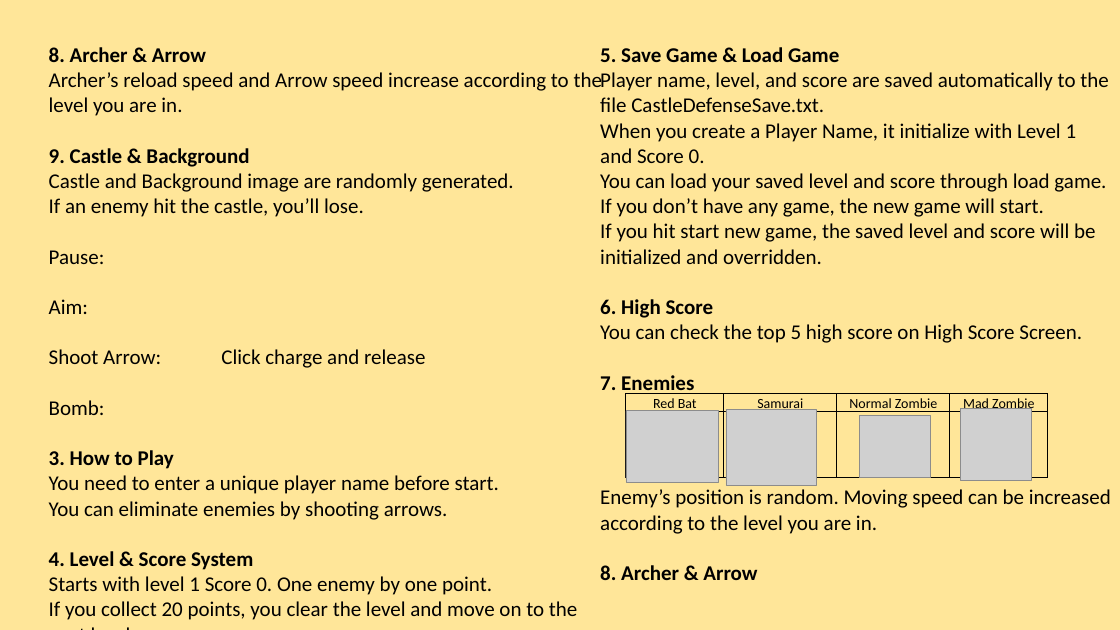
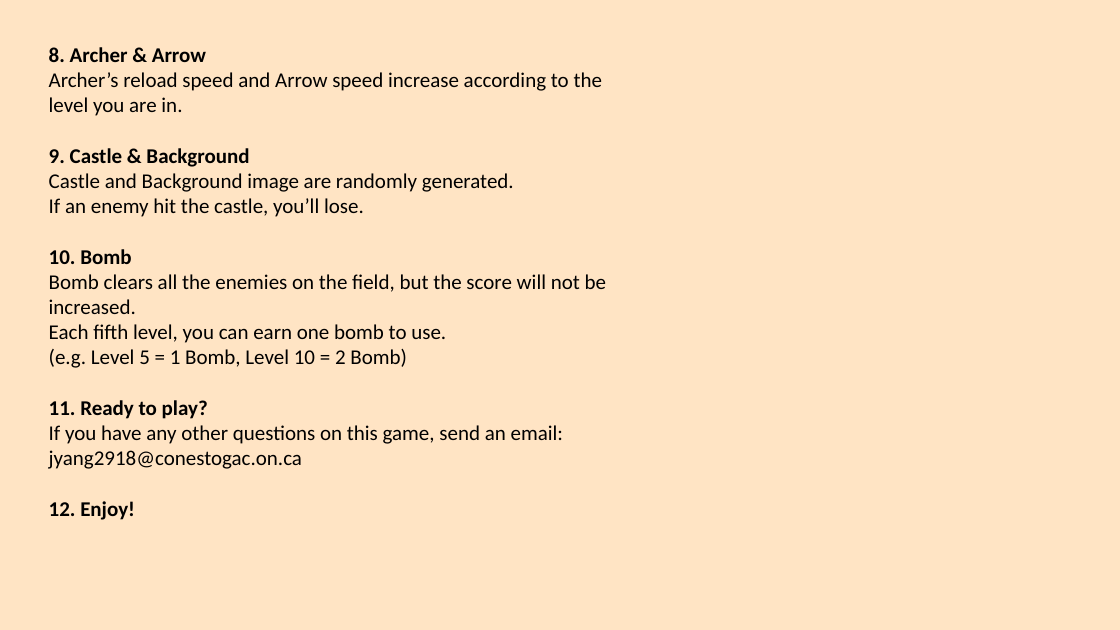
Before and after one commit to junseo-yang/castle-defense, a slide deck: slide 2 of Reference/HelpScene.pptx. Drawn at 1120x630 pixels with LibreOffice and Linux fonts; fonts in the diff are those of the drawing; grey boxes stand for pictures. Boxes give left, top, right and bottom in pixels: in the first picture for what was removed or moved away, otherwise in the second. Text is boxed around its words. In the diff, an @@ line names an element or a change of style, - is before the commit and + after.

```diff
--- a/Reference/HelpScene.pptx
+++ b/Reference/HelpScene.pptx
@@ background #FFE699 to #FFE4C4 @@
@@ text removed at (x1=600, y1=47, x2=1111, y2=580) @@
-5. Save Game & Load Game
-Player name, level, and score are saved automatically to the file CastleDefenseSave.txt.
-When you create a Player Name, it initialize with Level 1 and Score 0.
-You can load your saved level and score through load game.
-If you don’t have any game, the new game will start.
-If you hit start new game, the saved level and score will be initialized and overridden.
-6. High Score
-You can check the top 5 high score on High Score Screen.
-7. Enemies
-Enemy’s position is random. Moving speed can be increased according to the level you are in.
-8. Archer & Arrow
@@ text at (x1=49, y1=249, x2=606, y2=520): text changed @@
-Pause:
-Aim:
-Shoot Arrow: Click charge and release
-Bomb:
-3. How to Play
-You need to enter a unique player name before start.
-You can eliminate enemies by shooting arrows.
-4. Level & Score System
-Starts with level 1 Score 0. One enemy by one point.
-If you collect 20 points, you clear the level and move on to the next level.
-Each fifth level, you can earn bomb to use. (e.g. Level 5 = 1 Bomb, Level 10 = 2 Bomb)
+10. Bomb
+Bomb clears all the enemies on the field, but the score will not be increased.
+Each fifth level, you can earn one bomb to use.
+(e.g. Level 5 = 1 Bomb, Level 10 = 2 Bomb)
+11. Ready to play?
+If you have any other questions on this game, send an email:
+jyang2918@conestogac.on.ca
+12. Enjoy!
@@ table removed at (x1=626, y1=394, x2=1049, y2=478), 2 rows, 4 columns @@
-Red Bat | Samurai | Normal Zombie | Mad Zombie
- |  |  | 
@@ picture removed at (x1=626, y1=411, x2=718, y2=482) @@
@@ picture removed at (x1=726, y1=409, x2=817, y2=486) @@
@@ picture removed at (x1=860, y1=416, x2=930, y2=478) @@
@@ picture removed at (x1=961, y1=408, x2=1032, y2=480) @@
```
Also in this commit, not shown: 1 other slide changed.
